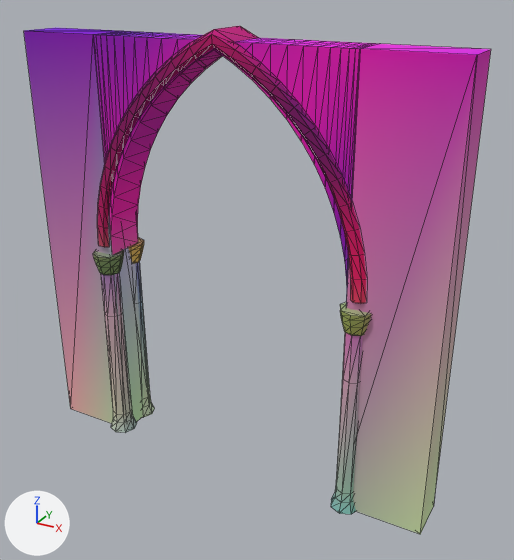
What one commit did to the glTF model assets/kit/palace_arcade_4m.glb.
The view is the same before and after, from a 50 mm camera at (3.07, -5.09, 4.52) aimed at (0.23, 0.07, 1.94). Every picture has the same lights, and +X, +Y and +Z are marked at lower left. The older version comes first. Mesh edges are drawn as thin lines. Vertices at exactly the same position are counted once.

In view in the first picture: 'gilt_cap', 'gilt_cap.001', 'gilt_cap.002', 'palace_arcade_gild', 'palace_arcade_panel', 'palace_colonnette', 'palace_colonnette.001', 'palace_colonnette.002'.
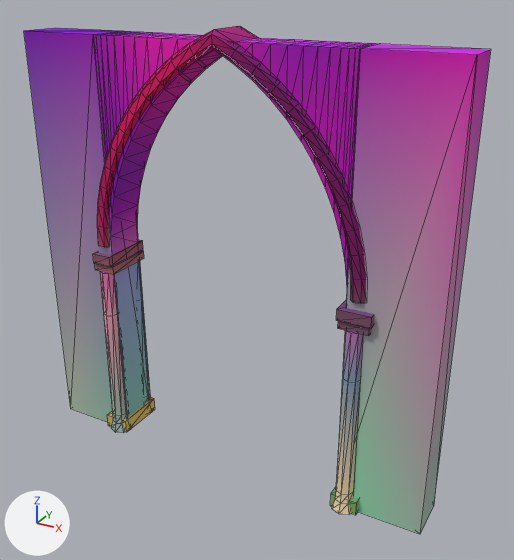
Diff of the bpy script that builds the scene:
```diff
--- a/assets/kit/palace_arcade_4m.glb.py
+++ b/assets/kit/palace_arcade_4m.glb.py
@@ me_palace_arcade_panel @@
 me_palace_arcade_panel.from_pydata(...)  # 112 vertices, 216 faces; spans x -2.0..2.0, y -0.2..0.2, z 0.0..4.0
+# me_palace_arcade_panel part 1: 88 faces centred in x -0.94..2.0, y -0.2..0.2, z 2.53..4.0 are repainted in the vertex colours; the middle colour goes from pink #e800cc to pink #e400cc
+# me_palace_arcade_panel part 2: 78 faces centred in x -2.0..2.0, y -0.2..0.2, z 0.0..3.91 are repainted in the vertex colours; the middle colour goes from pink #e400c8 to pink #b000c8
+# me_palace_arcade_panel part 3: 50 faces centred in x -1.73..1.47, y -0.07..0.07, z 2.67..4.0 are repainted in the vertex colours; the middle colour goes from purple #d500ff to purple #cd00ff
 me_palace_arcade_panel.materials.append(mat_m_marble)
@@ me_palace_arcade_gild @@
 me_palace_arcade_gild.from_pydata(...)  # 200 vertices, 396 faces; spans x -1.37..1.37, y -0.23..0.23, z 2.08..4.08
+# me_palace_arcade_gild part 4: 122 faces centred in x -1.36..1.36, y -0.23..0.23, z 2.08..4.05 are repainted in the vertex colours; the middle colour goes from pink #ce00c1 to pink #cb00c1
+# me_palace_arcade_gild part 5: 94 faces centred in x -1.16..-0.24, y -0.23..0.23, z 2.93..3.94 are repainted in the vertex colours; the middle colour goes from purple #9e00ca to pink #f500ca
+# me_palace_arcade_gild part 6: 90 faces centred in x -1.25..1.23, y -0.23..0.23, z 2.76..3.94 are repainted in the vertex colours; the middle colour goes from purple #9c00d2 to purple #9a00d2
+# me_palace_arcade_gild part 7: 82 faces centred in x -1.35..1.36, y -0.23..0.23, z 2.08..4.04 are repainted in the vertex colours; the middle colour goes from pink #d800c1 to purple #8600c1
 me_palace_arcade_gild.materials.append(mat_m_gild)
@@ me_palace_colonnette_002 @@
-me_palace_colonnette_002.from_pydata(...)  # 40 vertices, 76 faces; spans x -0.14..0.14, y -0.14..0.14, z 0.0..1.8
+me_palace_colonnette_002.from_pydata(...)  # 40 vertices, 76 faces; spans x -0.12..0.12, y -0.12..0.12, z 0.0..1.82
+# me_palace_colonnette_002 part 8: 16 faces centred in x -0.11..0.11, y -0.11..0.11, z 0.03..0.07 are repainted in the vertex colours; the middle colour goes from cyan #8dceca to beige #ffe8c8
+# me_palace_colonnette_002 part 9: 22 faces centred in x -0.09..0.09, y -0.09..0.09, z 0.0..0.17 are repainted in the vertex colours; the middle colour goes from cyan #96cec0 to beige #ffe8c0
+# me_palace_colonnette_002 part 10: 13 faces centred in x -0.09..0.09, y -0.09..0.09, z 0.58..0.97 are repainted in the vertex colours; the middle colour goes from light grey #adccc0 to beige #ffe6c0
+# me_palace_colonnette_002 part 11: 11 faces centred in x -0.09..0.08, y -0.08..0.08, z 0.97..1.5 are repainted in the vertex colours; the middle colour goes from pink #ddabcb to blue #8da8ca
+# me_palace_colonnette_002 part 12: 14 faces centred in x -0.08..0.08, y -0.08..0.08, z 1.65..1.8 are repainted in the vertex colours; the middle colour goes from pink #dd7fcf to pink #cb7fcf
+# edits to the shape of me_palace_colonnette_002 do not show in these pictures
 me_palace_colonnette_002.materials.append(mat_m_marble)
@@ ob_palace_colonnette @@
 ob_palace_colonnette = bpy.data.objects.new('palace_colonnette', me_palace_colonnette)
-ob_palace_colonnette.location = (-1.28, -0.16, 0.0)
+ob_palace_colonnette.location = (-1.28, -0.19, 0.0)
@@ ob_gilt_cap @@
-ob_gilt_cap = bpy.data.objects.new('gilt_cap', me_gilt_cap)
@@ ob_palace_colonnette_001 @@
 ob_palace_colonnette_001 = bpy.data.objects.new('palace_colonnette.001', me_palace_colonnette_001)
-ob_palace_colonnette_001.location = (-1.28, 0.16, 0.0)
+ob_palace_colonnette_001.location = (-1.28, 0.19, 0.0)
@@ ob_gilt_cap_001 @@
-ob_gilt_cap_001 = bpy.data.objects.new('gilt_cap.001', me_gilt_cap_001)
@@ ob_palace_colonnette_002 @@
 ob_palace_colonnette_002 = bpy.data.objects.new('palace_colonnette.002', me_palace_colonnette_002)
-ob_palace_colonnette_002.location = (1.28, -0.16, 0.0)
+ob_palace_colonnette_002.location = (1.28, -0.19, 0.0)
@@ ob_gilt_cap_002 @@
-ob_gilt_cap_002 = bpy.data.objects.new('gilt_cap.002', me_gilt_cap_002)
@@ ob_palace_arcade_imposts @@
+ob_palace_arcade_imposts = bpy.data.objects.new('palace_arcade_imposts', me_palace_arcade_imposts)  # a box spanning x -1.42..-1.17, y -0.25..0.25, z 0.0..0.14; a box spanning x -1.4..-1.17, y -0.24..0.24, z 1.82..1.9; a box spanning x -1.39..-1.19, y -0.26..0.26, z 1.9..2.0; a box spanning x 1.17..1.42, y -0.25..0.25, z 0.0..0.14; a box spanning x 1.15..1.42, y -0.24..0.24, z 1.82..1.9; a box spanning x 1.14..1.44, y -0.26..0.26, z 1.9..2.0
+ob_palace_arcade_imposts.location = (0.0, 0.0, 0.0)
```

Boxes [x1, y1, x2, y2] around the edits, measured in the pictures (514 x 560 px):
'palace_colonnette.002', recoloured, moved
    before: [331, 333, 363, 514]
    after: [332, 330, 363, 515]
'palace_colonnette', moved
    before: [101, 274, 137, 433]
    after: [100, 271, 132, 433]
'palace_arcade_imposts', added
    after: [93, 240, 375, 515]
'palace_colonnette.001', moved (mostly hidden afterwards)
    before: [136, 262, 155, 417]
    after: [140, 264, 153, 412]
'gilt_cap.002', deleted
    before: [340, 302, 371, 336]
'gilt_cap', deleted
    before: [93, 250, 124, 275]
'gilt_cap.001', deleted
    before: [128, 237, 144, 263]
part 1 of me_palace_arcade_panel, recoloured
    both: [114, 35, 491, 499]
part 2 of me_palace_arcade_panel, recoloured
    both: [30, 34, 472, 534]
part 3 of me_palace_arcade_panel, recoloured
    before: [83, 30, 476, 347]
    after: [83, 30, 476, 393]
part 4 of me_palace_arcade_gild, recoloured
    both: [97, 26, 258, 247]
part 5 of me_palace_arcade_gild, recoloured (purple to pink)
    both: [105, 44, 194, 170]
part 6 of me_palace_arcade_gild, recoloured
    both: [232, 46, 352, 204]
part 7 of me_palace_arcade_gild, recoloured
    both: [212, 29, 366, 303]
part 8 of me_palace_colonnette_002, recoloured
    both: [332, 499, 351, 514]
part 9 of me_palace_colonnette_002, recoloured
    both: [336, 490, 353, 503]
part 10 of me_palace_colonnette_002, recoloured
    both: [336, 382, 360, 494]
part 11 of me_palace_colonnette_002, recoloured
    both: [337, 342, 361, 477]
part 12 of me_palace_colonnette_002, recoloured
    both: [343, 333, 363, 377]
